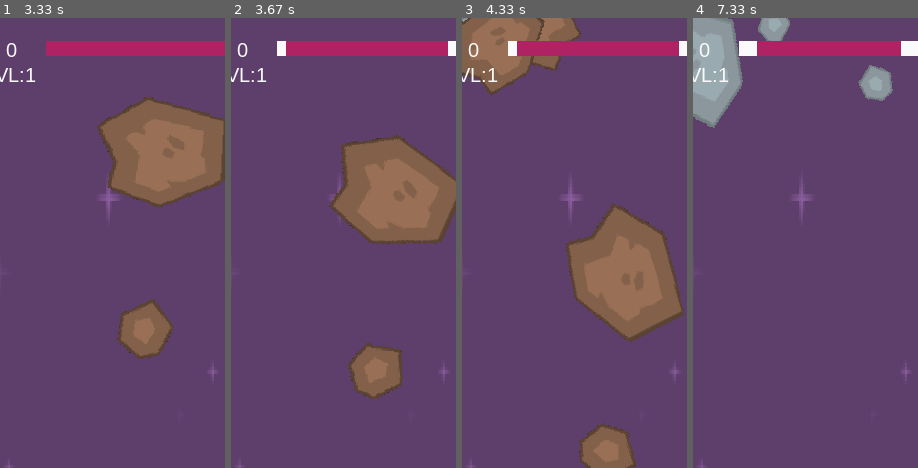
Above: before the commit, frames 1-4 (left to right).
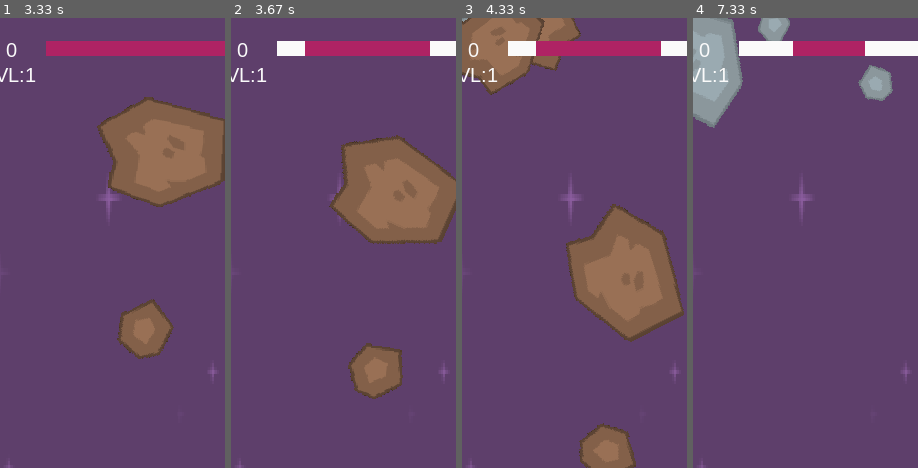
Above: after the commit, the same moments.

Repository: portfolio-AB/pygame
Game: pygame game, started from game/main.py
Two runs of this game, one before a commit and one after it. Both use one fixed random seed, a clock stepped at 60 frames per second and the inputs below.
Inputs:
- Up to frame 1 (3.33 s): hold Right 0.33-0.8 s; hold Right 0.83-1.3 s; hold Left 1.33-1.87 s; hold Left 1.9-2.3 s; hold Right 2.33-2.97 s; tap Space at 3 s
- Up to frame 2 (3.67 s): hold Left from 3.33 s (still down)
- Up to frame 3 (4.33 s): release Left at 3.8 s; hold Right 3.83-4.3 s
- Up to frame 4 (7.33 s): hold Right 4.33-4.8 s; hold Left 4.83-5.37 s; hold Left 5.4-5.8 s; hold Right 5.83-6.47 s; hold Left 6.5-6.97 s; hold Right from 7 s (still down)
The pictures show only the part of the screen within x 48-98%, y 0-50%; the shares and areas given below are measured in that part.

Frame 1 is identical in both runs. In frame 2, 0.5% of the frame differs, in the area x 24-97%, y 5-9%; in frame 3, 0.5%; in frame 4, 1.1%, in the area x 28-93%, y 5-9%.

Commit message:
game over screen 1

Diff:
--- a/game/main.py
+++ b/game/main.py
@@ -128,6 +128,8 @@
     bg = pygame.transform.scale(bg, (WIDTH, HEIGHT))
     lvl_bg.append(bg)
 bg_rect = lvl_bg[0].get_rect()
+
+game_over_screen = pygame.image.load(path.join(bg_dir, f"background_lvl{i + 1}.png")).convert()
 
 lives_img = pygame.transform.scale(player_img, (30, 30))
 lives_img.set_colorkey(BLACK)
@@ -206,7 +208,7 @@
 
     hits = pygame.sprite.spritecollide(player, mobs, True, pygame.sprite.collide_circle)
     for hit in hits:
-        player.shield_health -= hit.radius
+        player.shield_health -= hit.radius * 3
         explosion = Explosion(hit.rect.center, hit.random_size[1])
         sprites.add(explosion)
         if player.shield_health <= 0:
Binary file added: game/img/gameover_screen.png
